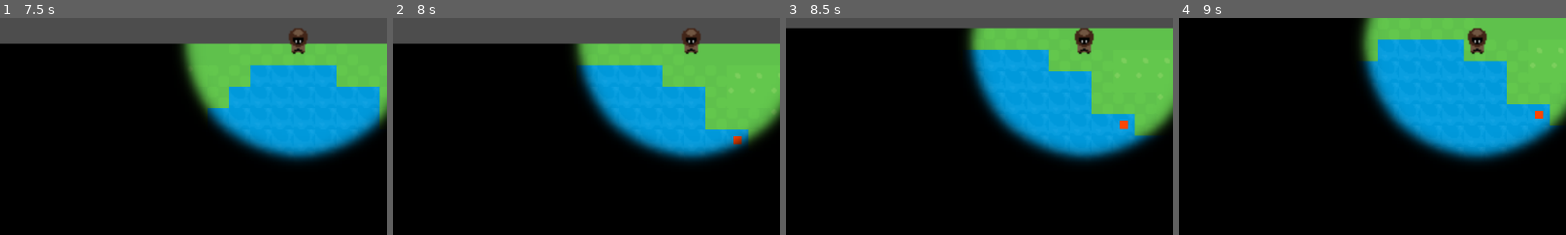
Above: before the commit, frames 1-4 (left to right).
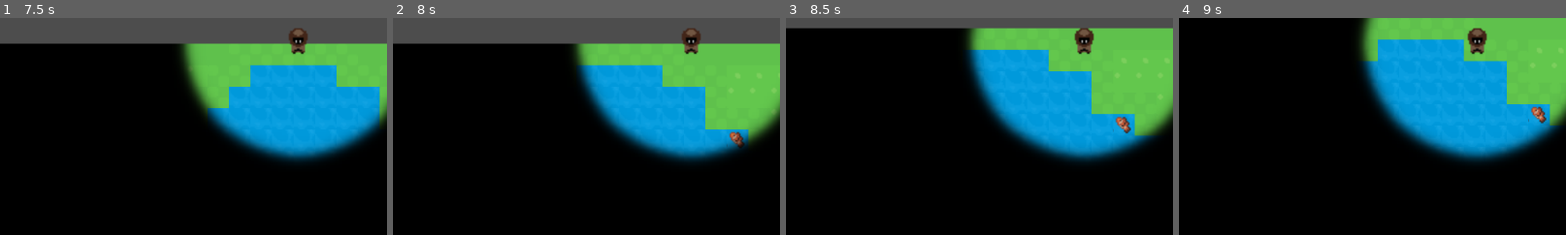
Above: after the commit, the same moments.

Repository: Habidakus/wild-jam-82-unseen
Game: Godot game, scene res://Scenes/root.tscn
The game is run twice, just before and just after one commit, with the same random seed, the same clock (stepped at 60 frames per second) and the same inputs. Sound files missing from this copy of the repository are replaced by a short silence.
Inputs (mouse positions are % of the whole screen's width and height, from its top left):
- Up to frame 1 (7.5 s): tap Enter at 0.5 s; move the mouse to (45, 70) at 0.52 s; hold Ctrl (sneak) 0.53-1.28 s; hold W (move_up) 0.53-2.03 s; click (45, 70) at 0.67 s; move the mouse to (80, 65) at 1.27 s; tap Space (walk) at 1.35, 2.85, 4.35, 5.75, 5.85, 7.35 s; move the mouse to (20, 35) at 2.02 s; hold Ctrl (sneak) 2.03-2.78 s; hold Left (move_left) 2.03-3.53 s; move the mouse to (55, 50) at 2.77 s; click (55, 50) at 2.92 s; move the mouse to (35, 25) at 3.52 s; hold S (move_down) 3.53-4.28 s; hold Ctrl (sneak) 3.53-4.28 s; move the mouse to (72, 45) at 4.27 s; hold Right (move_right) 4.28-5.03 s; move the mouse to (30, 55) at 5.02 s; hold W (move_up) 5.03-5.78 s; hold Ctrl (sneak) 5.03-5.78 s; click (30, 55) at 5.17 s; move the mouse to (60, 28) at 5.77 s; hold Right (move_right) from 5.78 s (still down); move the mouse to (45, 70) at 6.52 s; hold Ctrl (sneak) 6.53-7.28 s; move the mouse to (80, 65) at 7.27 s; click (80, 65) at 7.42 s
- Up to frame 2 (8 s): keep holding Right (move_right)
- Up to frame 3 (8.5 s): move the mouse to (20, 35) at 8.02 s; release Right (move_right) at 8.03 s; hold S (move_down) from 8.03 s (still down); hold Ctrl (sneak) from 8.03 s (still down)
- Up to frame 4 (9 s): move the mouse to (55, 50) at 8.77 s; release S (move_down) at 8.78 s; release Ctrl (sneak) at 8.78 s; hold Left (move_left) from 8.78 s (still down); tap Space (walk) at 8.85 s
The pictures show only the part of the screen within x 12-61%, y 44-94%; the shares and areas given below are measured in that part.

Frame 1 is identical in both runs. In frame 2, 0.2% of the frame differs, in the area x 86-91%, y 52-60%; in frame 3, 0.2%; in frame 4, 0.2%, in the area x 90-95%, y 40-49%.

Commit message:
Use fish spawn object rather than debug dot when placing spawn locations

Diff:
--- a/Data/Fish/minnow.tres
+++ b/Data/Fish/minnow.tres
@@ -7,7 +7,7 @@
 script = ExtResource("1_x53cx")
 player_facing_name = "Minnow"
 texture_image = ExtResource("2_du7m8")
-texture_region = Rect2(16, 0, 0, 0)
+texture_region = Rect2(16, 0, 16, 16)
 mini_game = 0
 distance_from_shore = 0
 requirement_to_spawn = 0
--- /dev/null
+++ b/Scenes/fish_spawn.tscn
@@ -0,0 +1,10 @@
+[gd_scene load_steps=2 format=3 uid="uid://bdi0xuhikx2xp"]
+
+[ext_resource type="Texture2D" uid="uid://cukb4vabnqi5v" path="res://Art/fishing_free/global.png" id="1_4lqky"]
+
+[node name="FishSpawn" type="Node2D"]
+
+[node name="Sprite2D" type="Sprite2D" parent="."]
+texture = ExtResource("1_4lqky")
+region_enabled = true
+region_rect = Rect2(0, 0, 16, 16)
--- a/Scripts/state_chapter_one.gd
+++ b/Scripts/state_chapter_one.gd
@@ -8,6 +8,7 @@
 var _player : Player = null
 var _player_scene : PackedScene = preload("res://Scenes/player.tscn")
 var _debug_dot_scene : PackedScene = preload("res://Scenes/debug_dot.tscn")
+var _fish_spawn_scene : PackedScene = preload("res://Scenes/fish_spawn.tscn")
 
 var shallows : Array[Vector2i]
 var medium : Array[Vector2i]
@@ -103,7 +104,10 @@
 var _rnd : RandomNumberGenerator = RandomNumberGenerator.new()
 
 func _select_spawn_spot(spots : Array[Vector2i]) -> Vector2i:
+	var count : int = 0
 	while true:
+		count += 1
+		assert(count < 1000, "Caught in spin loop in _select_spawn_spot");
 		var spot = spots[_rnd.randi() % spots.size()]
 		var good_spot : bool = true
 		for already_spawned_spot in _spawned_fish.keys():
@@ -115,9 +119,10 @@
 	assert(false, "We should never reach this code")
 	return Vector2i.ZERO
 
-func _process(delta: float) -> void:
+func _process(_delta: float) -> void:
 	while _spawned_fish.size() < _number_of_fish:
 		var fish_type : Fish = _fish[_rnd.randi() % _fish.size()]
+		assert(fish_type.texture_region.size.x * fish_type.texture_region.size.y > 0, "Fish texture region is size zero")
 		var viable_cells : Array[Vector2i]
 		match fish_type.distance_from_shore:
 			Fish.DistanceFromShore.Shallows:
@@ -130,8 +135,11 @@
 				assert(false, "Unknown distance from shore %s" % [fish_type.distance_from_shore])
 		var spawn_spot : Vector2i = _select_spawn_spot(viable_cells)
 
-		var dot : Node2D = _debug_dot_scene.instantiate()
-		dot.position = _map.map_to_local(spawn_spot)
-		(dot.get_child(0) as Polygon2D).modulate = Color.ORANGE_RED
-		_map.add_child(dot)
-		_spawned_fish.set(spawn_spot, dot)
+		var spawn : Node2D = _fish_spawn_scene.instantiate()
+		spawn.position = _map.map_to_local(spawn_spot)
+		var spawn_sprite : Sprite2D = spawn.get_child(0) as Sprite2D
+		spawn_sprite.texture = fish_type.texture_image
+		spawn_sprite.region_enabled = true
+		spawn_sprite.region_rect = fish_type.texture_region
+		_map.add_child(spawn)
+		_spawned_fish.set(spawn_spot, spawn)
